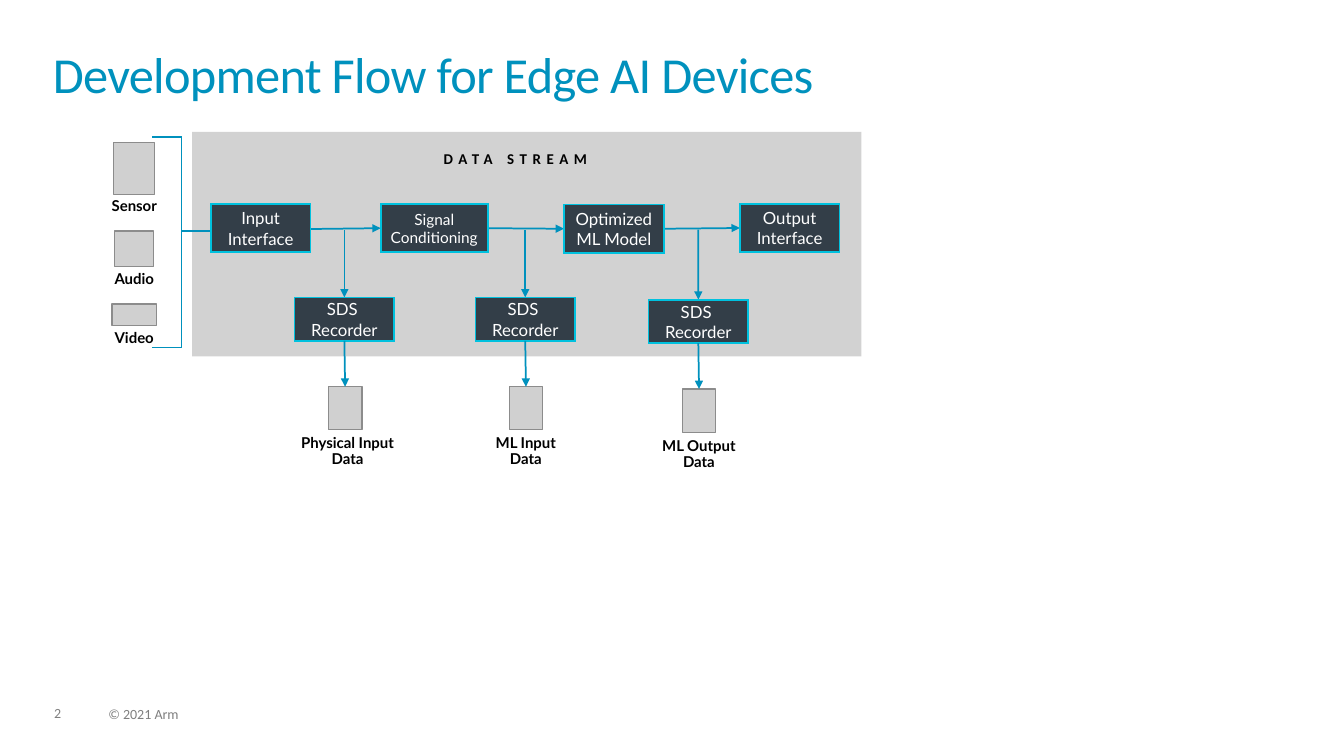
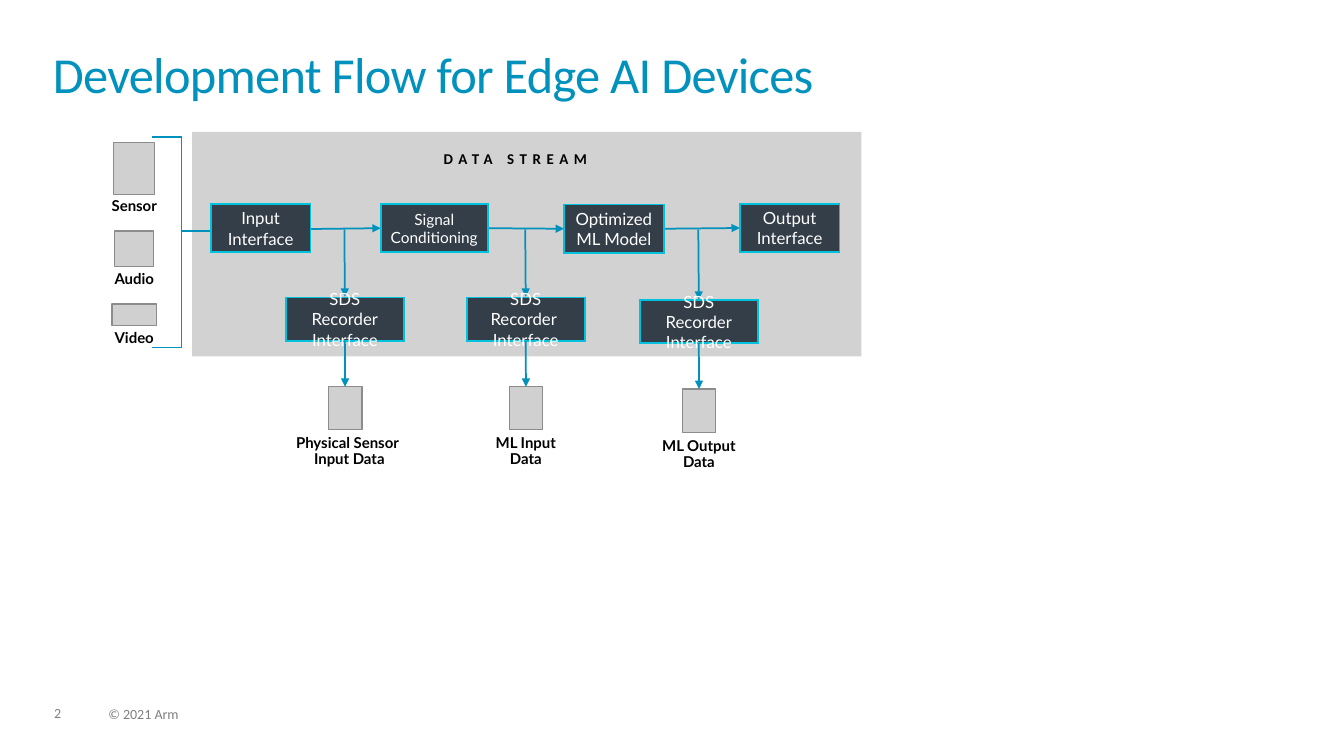
Before and after one commit to ARM-software/SDS-Framework, a slide deck: slide 2 of documentation/images/overview.pptx. Drawn at 1344x756 pixels with LibreOffice and Linux fonts; fonts in the diff are those of the drawing; grey boxes stand for pictures. Boxes give left, top, right and bottom in pixels: in the first picture for what was removed or moved away, otherwise in the second. Text is boxed around its words. In the diff, an @@ line names an element or a change of style, - is before the commit and + after.

```diff
--- a/documentation/images/overview.pptx
+++ b/documentation/images/overview.pptx
@@ rectangle "SDS Recorder Interface": place and size @@
-rectangle "SDS Recorder Interface" at bbox=[294, 297, 394, 341]
+rectangle "SDS Recorder Interface" at bbox=[286, 297, 404, 341]
@@ text in rectangle at bbox=[312, 291, 378, 350]: text changed @@
-SDS
-Recorder
+SDS Recorder
+Interface
@@ rectangle "SDS Recorder Interface": place and size @@
-rectangle "SDS Recorder Interface" at bbox=[476, 297, 576, 341]
+rectangle "SDS Recorder Interface" at bbox=[467, 297, 585, 341]
@@ text in rectangle at bbox=[491, 291, 559, 350]: text changed @@
-SDS
-Recorder
+SDS Recorder
+Interface
@@ rectangle "SDS Recorder Interface": place and size @@
-rectangle "SDS Recorder Interface" at bbox=[648, 299, 748, 343]
+rectangle "SDS Recorder Interface" at bbox=[640, 299, 758, 343]
@@ text in rectangle at bbox=[666, 293, 732, 352]: text changed @@
-SDS
-Recorder
+SDS Recorder
+Interface
@@ text at bbox=[296, 437, 399, 467]: text changed @@
-Physical Input
-Data
+Physical Sensor
+Input Data
```
Also in this commit, not shown: 2 other slides changed, 1 slide added, 5 other files.
